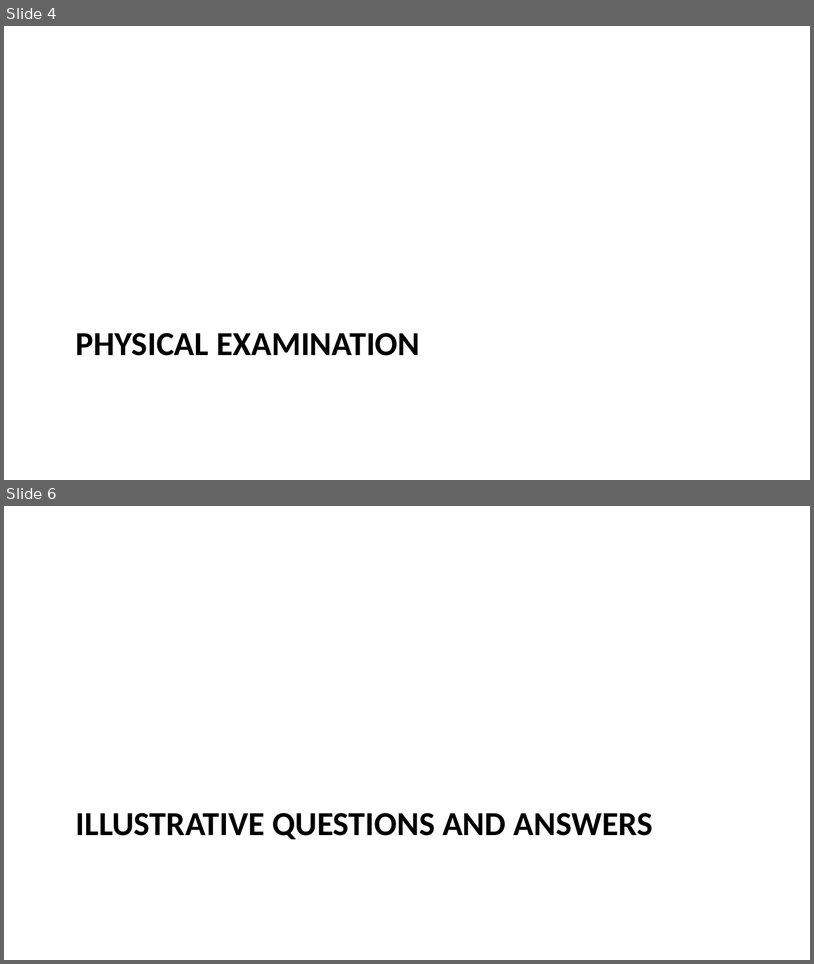
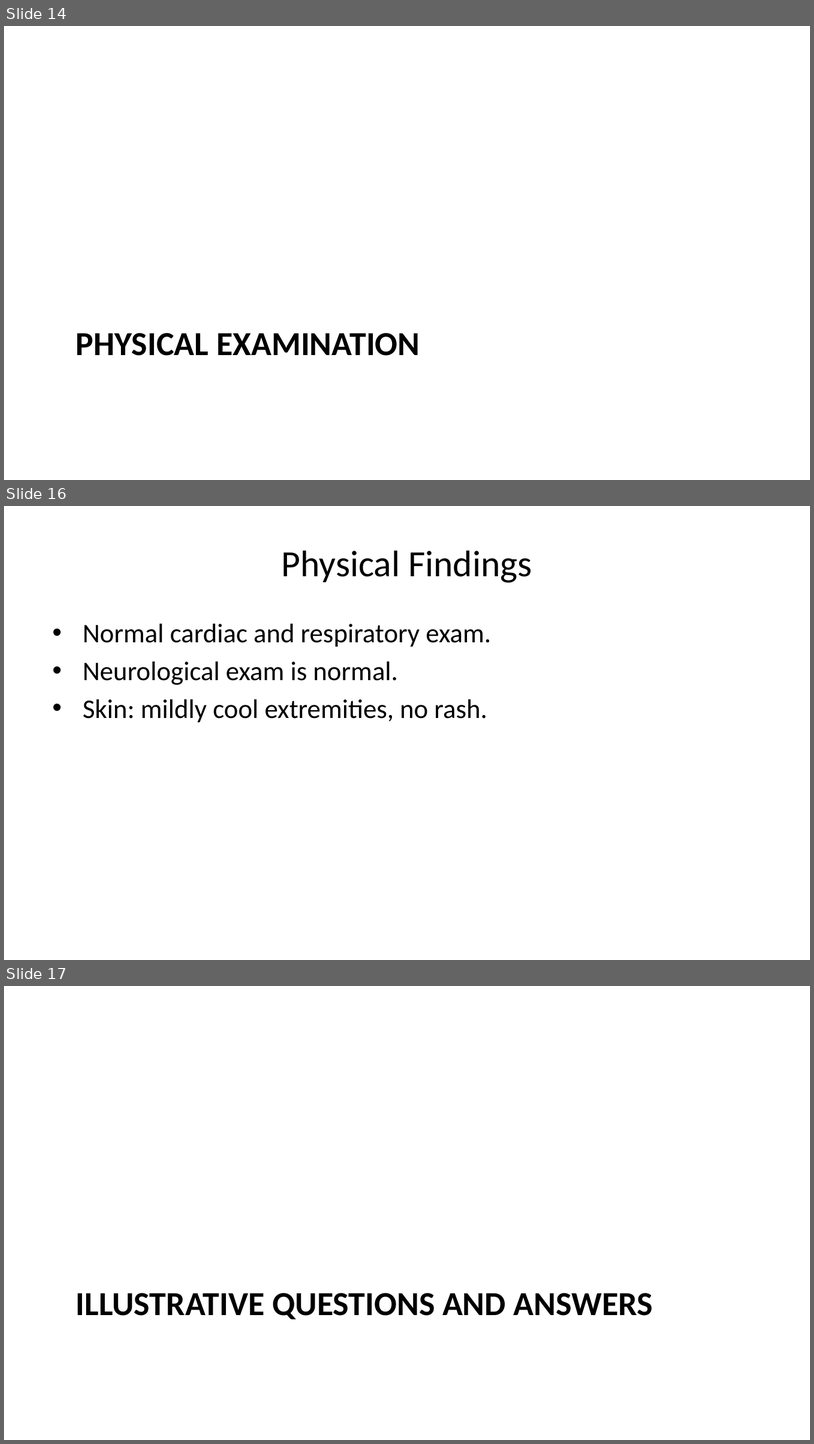
Before and after one commit to lricher7329/lricher7329.github.io, a slide deck: cases/pots.pptx. Shown one above the other, each under a label of ours: slides 4 and 6 before the commit, slides 14, 16 and 17 after it; the slides between them are not shown. The pictures are 814x964 and 814x1444 pixels, drawn with LibreOffice and Linux fonts; fonts in the diff are those of the drawing. Boxes give left, top, right and bottom in pixels: in the first picture for what was removed or moved away, otherwise in the second. Text is boxed around its words. In the diff, an @@ line names an element or a change of style, - is before the commit and + after.

```diff
--- a/cases/pots.pptx
+++ b/cases/pots.pptx
@@ slide 16 added at (4, 506, 810, 960), background #FFFFFF @@
@@ title added at (282, 550, 533, 583), 33 pt, text #000000 @@
+Physical Findings
@@ text added at (83, 624, 491, 723), 24 pt, text #000000 @@
+• Normal cardiac and respiratory exam.
+• Neurological exam is normal.
+• Skin: mildly cool extremities, no rash.
@@ what was slide 4 is now slide 14 @@
@@ what was slide 6 is now slide 17 @@
```
Also in this commit, not shown: 5 slides changed, 18 other slides added, 7 other files.
